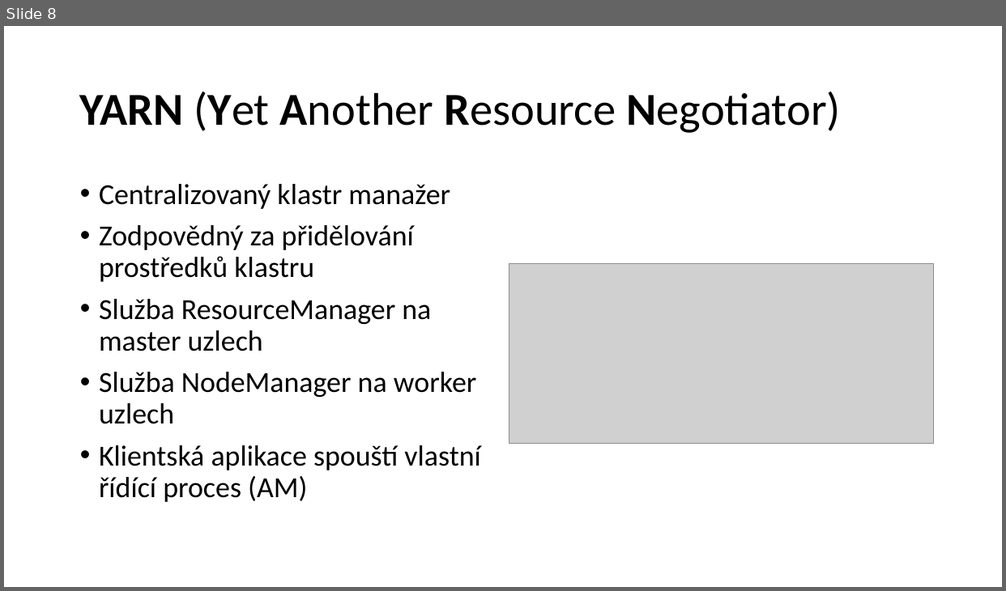
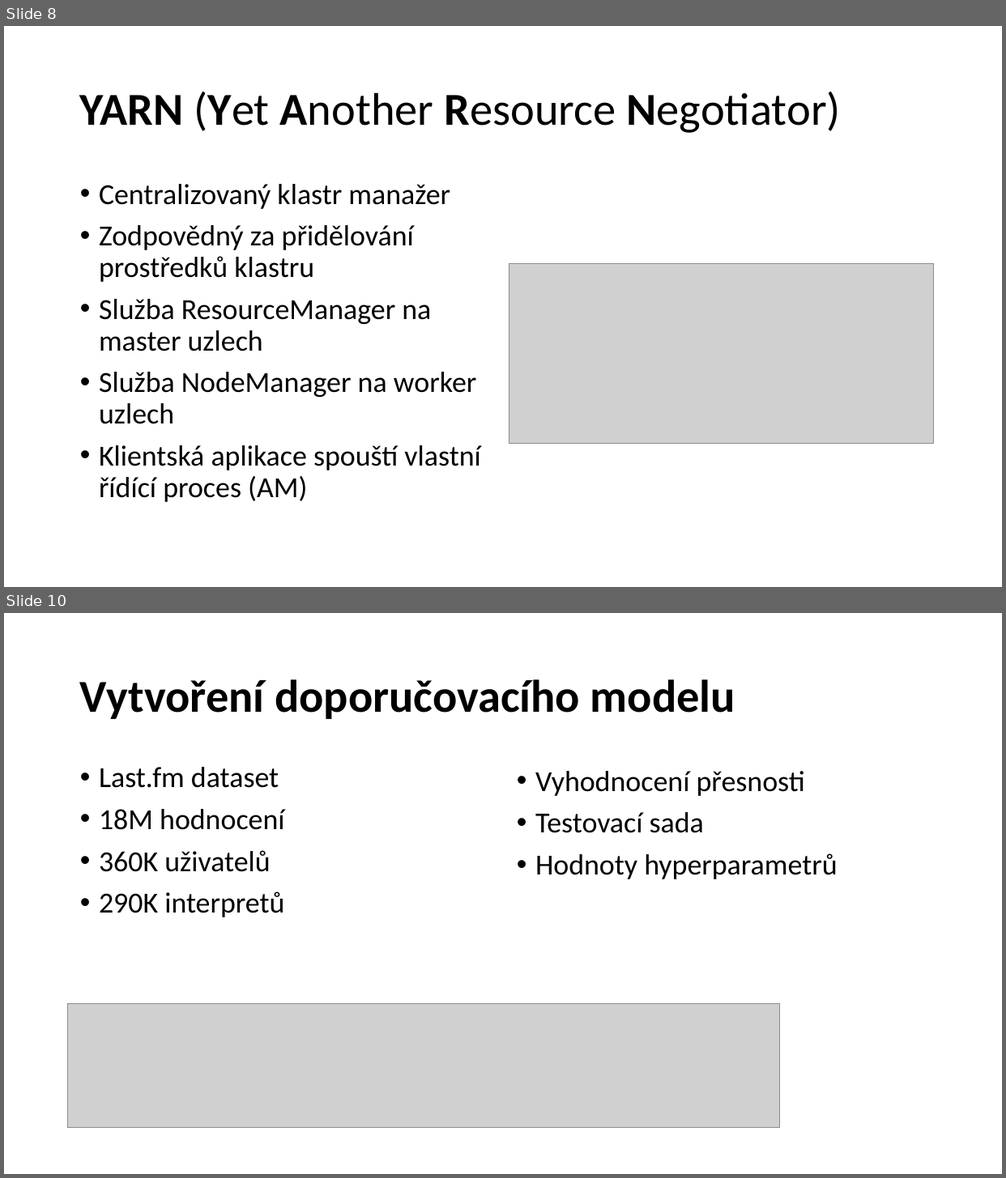
Before and after one commit to barenode/bp, a slide deck: prezentace.pptx. Shown one above the other, each under a label of ours: slide 8 before the commit, slides 8 and 10 after it; the slides between them are not shown. The pictures are 1006x591 and 1006x1178 pixels, drawn with LibreOffice and Linux fonts; fonts in the diff are those of the drawing; grey boxes stand for pictures. Boxes give left, top, right and bottom in pixels: in the first picture for what was removed or moved away, otherwise in the second. Text is boxed around its words. In the diff, an @@ line names an element or a change of style, - is before the commit and + after.

```diff
--- a/prezentace.pptx
+++ b/prezentace.pptx
@@ slide 10 added at bbox=[4, 613, 1002, 1174], background #FFFFFF @@
@@ title added at bbox=[80, 679, 735, 719], 44 pt, text #000000, bold @@
+Vytvoření doporučovacího modelu
@@ text added at bbox=[99, 767, 284, 918], 28 pt, text #000000 @@
+• Last.fm dataset
+• 18M hodnocení
+• 360K uživatelů
+• 290K interpretů
@@ text added at bbox=[535, 771, 837, 879], 28 pt, text #000000 @@
+• Vyhodnocení přesnosti
+• Testovací sada
+• Hodnoty hyperparametrů
@@ picture added at bbox=[68, 1003, 780, 1128] @@
```
Also in this commit, not shown: 9 slides changed, 1 other slide added, 5 slides removed, 1 other file.
